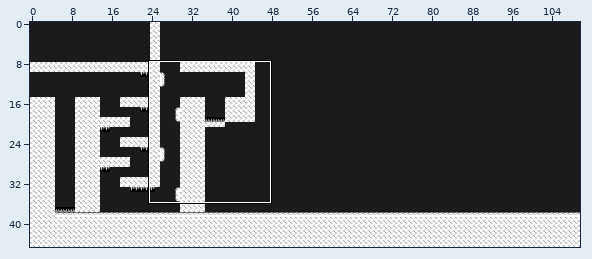
One commit to this Tiled map (JSON): asgn3_group/platformer/assets/map/map02.tmj. Above: a wide view before the commit, with the close-up outlined.
Close-up. Before:
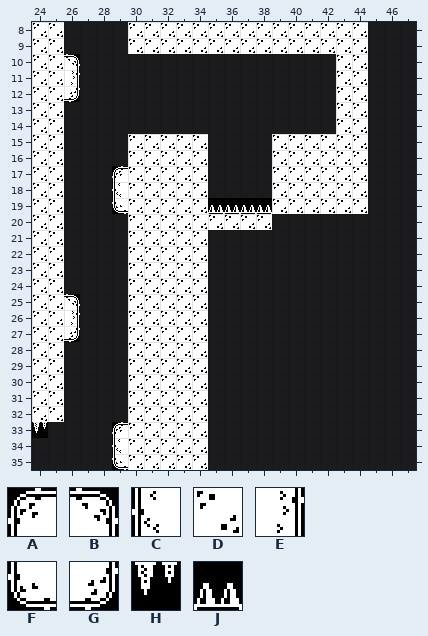
Cells are 16x16 px. Shown: x 24..47, y 8..35.
Key: from "monochrome_tilemap": A 87, B 89, C 107, D 108, E 109, F 127, G 129, H 166, J 183.
_ is an empty cell, # one hidden under a higher layer.
Layers that did not change in this view are not listed.
Layer "Base" before, first column x 24:
 8 DD______________________
 9 DD______________________
10 DD______________________
11 DD______________________
12 DD______________________
13 DD______________________
14 DD______________________
15 DD____DDDDD_____________
16 DD____DDDDD_____________
17 DD___ADDDDD_____________
18 DD___CDDDDD_____________
19 DD___FDDDDD_____________
20 DD____DDDDD_____________
21 DD____DDDDD_____________
22 DD____DDDDD_____________
23 DD____DDDDD_____________
24 DD____DDDDD_____________
25 DDB___DDDDD_____________
26 DDE___DDDDD_____________
27 DDG___DDDDD_____________
28 DD____DDDDD_____________
29 DD____DDDDD_____________
30 DD____DDDDD_____________
31 DD____DDDDD_____________
32 DD____DDDDD_____________
33 _____#DDDDD_____________
34 _____CDDDDD_____________
35 _____FDDDDD_____________
Layer "Ouch" before, first column x 24:
 8 ______DDDDDDDDDDDDDDD___
 9 ______DDDDDDDDDDDDDDD___
10 __B________________DD___
11 __E________________DD___
12 __G________________DD___
13 ___________________DD___
14 ___________________DD___
15 _______________DDDDDD___
16 _______________DDDDDD___
17 _______________DDDDDD___
18 _______________DDDDDD___
19 ___________JJJJDDDDDD___
20 ___________DDDD_________
21 ________________________
22 ________________________
23 ________________________
24 ________________________
25 ________________________
26 ________________________
27 ________________________
28 ________________________
29 ________________________
30 ________________________
31 ________________________
32 ________________________
33 H____A__________________
34 ________________________
35 ________________________
And afterwards:
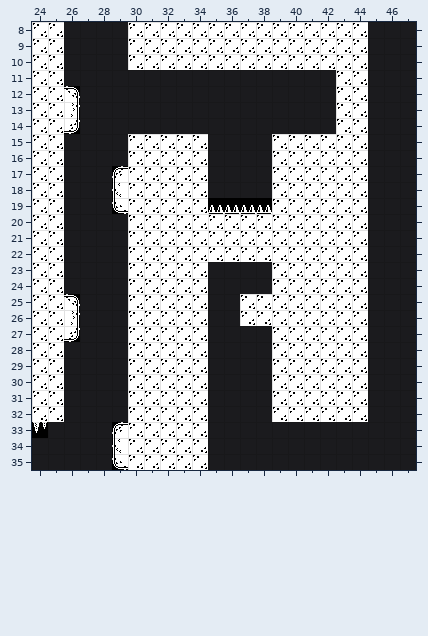
The edit:
{"where": "layer \"Base\""}
{"y":10,"x":30,"old":"_____________","new":"DDDDDDDDDDDDD"}
{"y":12,"x":26,"old":"_","new":"B"}
{"y":13,"x":26,"old":"_","new":"E"}
{"y":14,"x":26,"old":"_","new":"G"}
{"y":20,"x":39,"old":"______","new":"DDDDDD"}
{"y":21,"x":35,"old":"__________","new":"DDDDDDDDDD"}
{"y":22,"x":35,"old":"__________","new":"DDDDDDDDDD"}
{"y":23,"x":39,"old":"______","new":"DDDDDD"}
{"y":24,"x":39,"old":"______","new":"DDDDDD"}
{"y":25,"x":37,"old":"________","new":"DDDDDDDD"}
{"y":26,"x":37,"old":"________","new":"DDDDDDDD"}
{"y":27,"x":39,"old":"______","new":"DDDDDD"}
{"y":28,"x":39,"old":"______","new":"DDDDDD"}
{"y":29,"x":39,"old":"______","new":"DDDDDD"}
{"y":30,"x":39,"old":"______","new":"DDDDDD"}
{"y":31,"x":39,"old":"______","new":"DDDDDD"}
{"y":32,"x":39,"old":"______","new":"DDDDDD"}
{"where": "layer \"Ouch\""}
{"y":10,"x":26,"old":"B","new":"_"}
{"y":11,"x":26,"old":"E","new":"_"}
{"y":12,"x":26,"old":"G","new":"_"}
{"label":"changed","picture_box":[64,54,80,134]}
{"label":"added","picture_box":[128,54,336,70]}
{"label":"added","picture_box":[208,214,368,422]}
